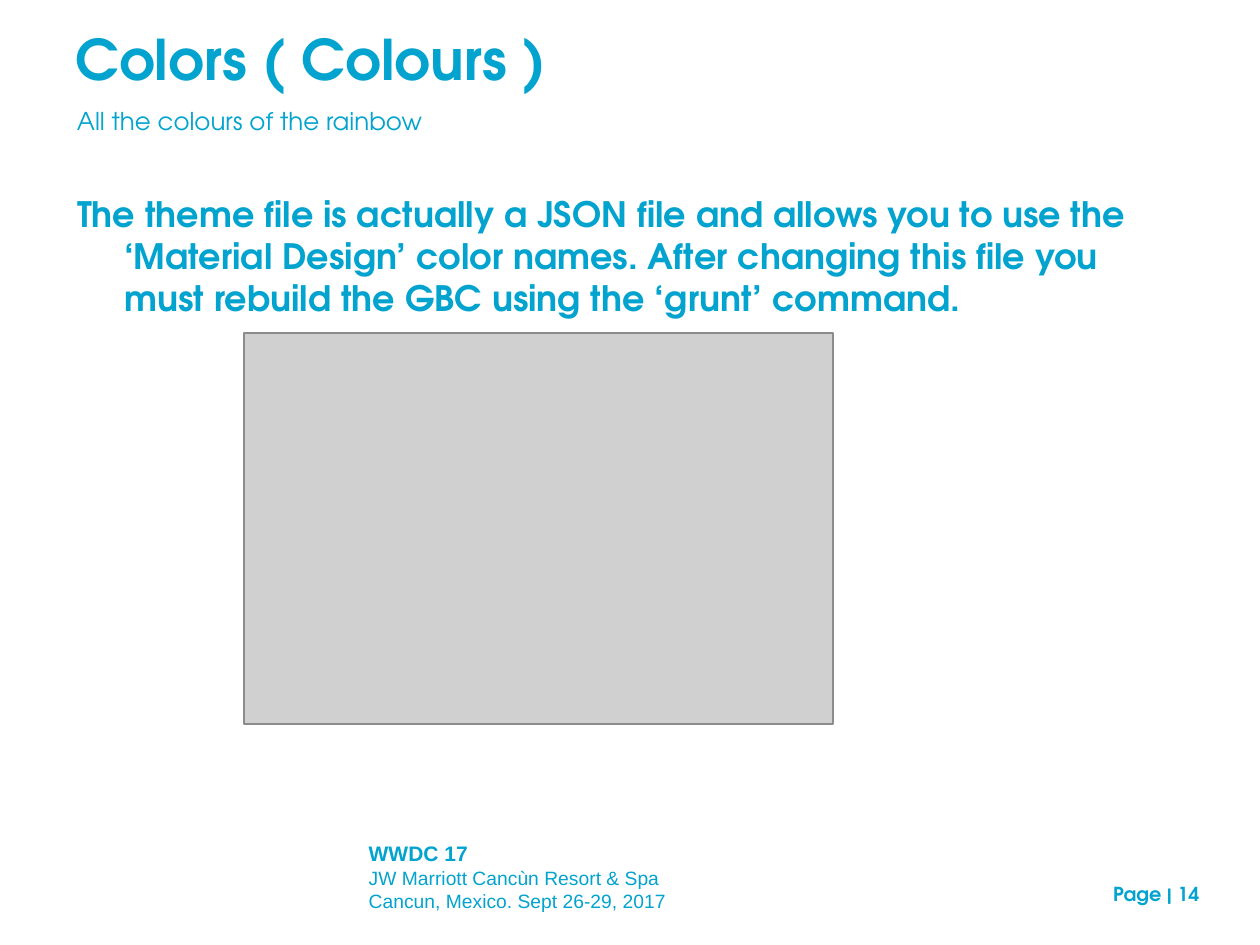
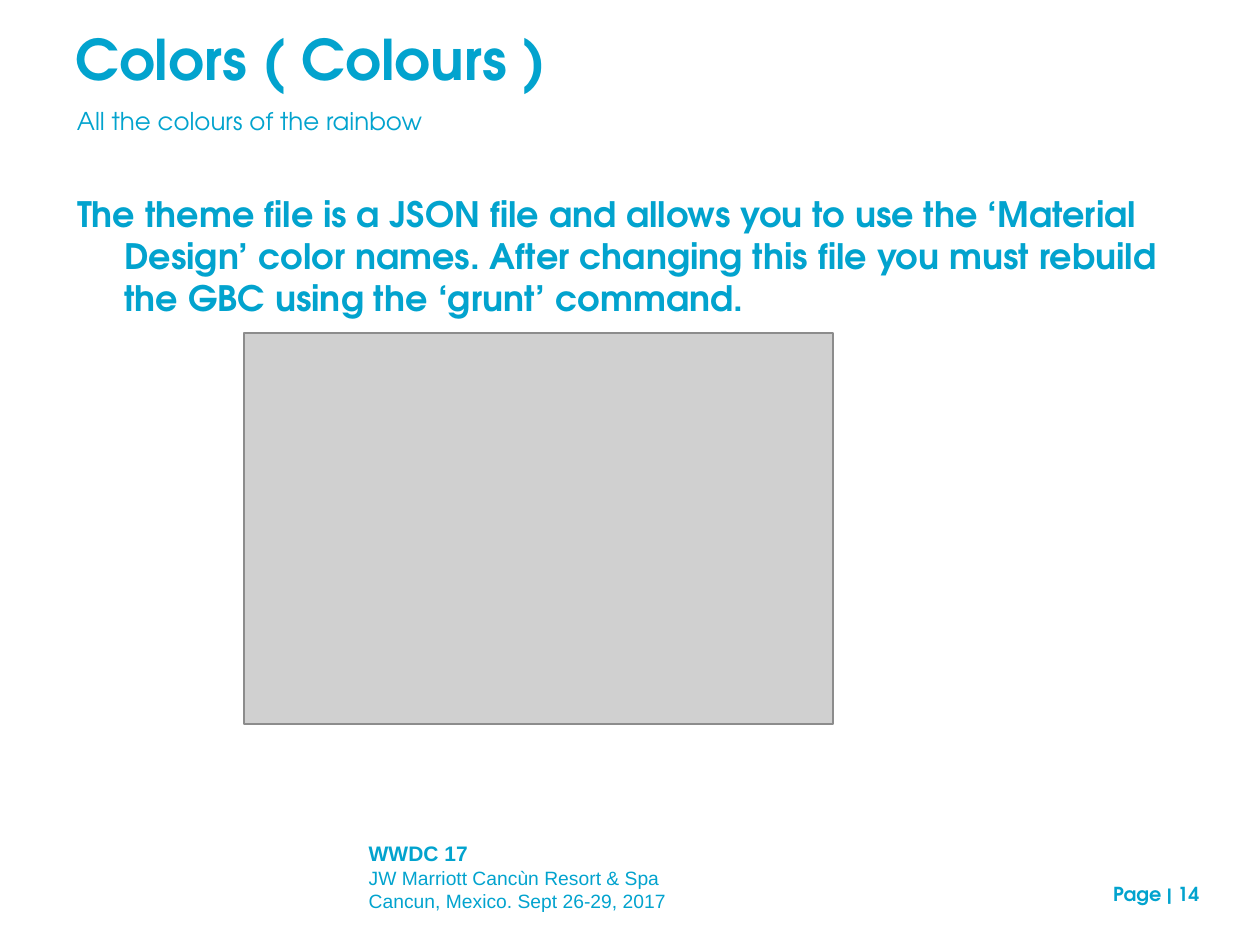
Before and after one commit to neilm-fourjs/njms_demos310, a slide deck: slide 14 of gbc/presentation/GBC_customization_draft.ppt. Drawn at 1260x945 pixels with LibreOffice and Linux fonts; fonts in the diff are those of the drawing; grey boxes stand for pictures; background and template pictures are left out. Boxes give left, top, right and bottom in pixels: in the first picture for what was removed or moved away, otherwise in the second. Text is boxed around its words. In the diff, an @@ line names an element or a change of style, - is before the commit and + after.

```diff
--- a/gbc/presentation/GBC_customization_draft.ppt
+++ b/gbc/presentation/GBC_customization_draft.ppt
@@ text at [77, 200, 1156, 319]: text changed @@
-The theme file is actually a JSON file and allows you to use the ‘Material Design’ color names. After changing this file you must rebuild the GBC using the ‘grunt’ command.
+The theme file is a JSON file and allows you to use the ‘Material Design’ color names. After changing this file you must rebuild the GBC using the ‘grunt’ command.
```
Also in this commit, not shown: 8 other slides changed, 1 slide added, 2 other files.
